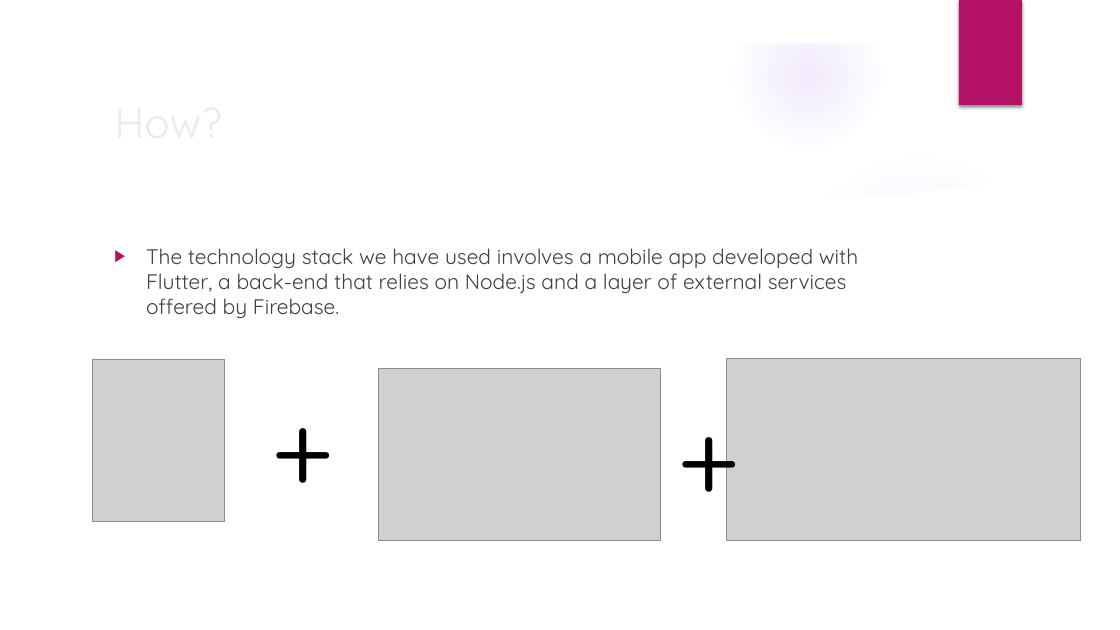
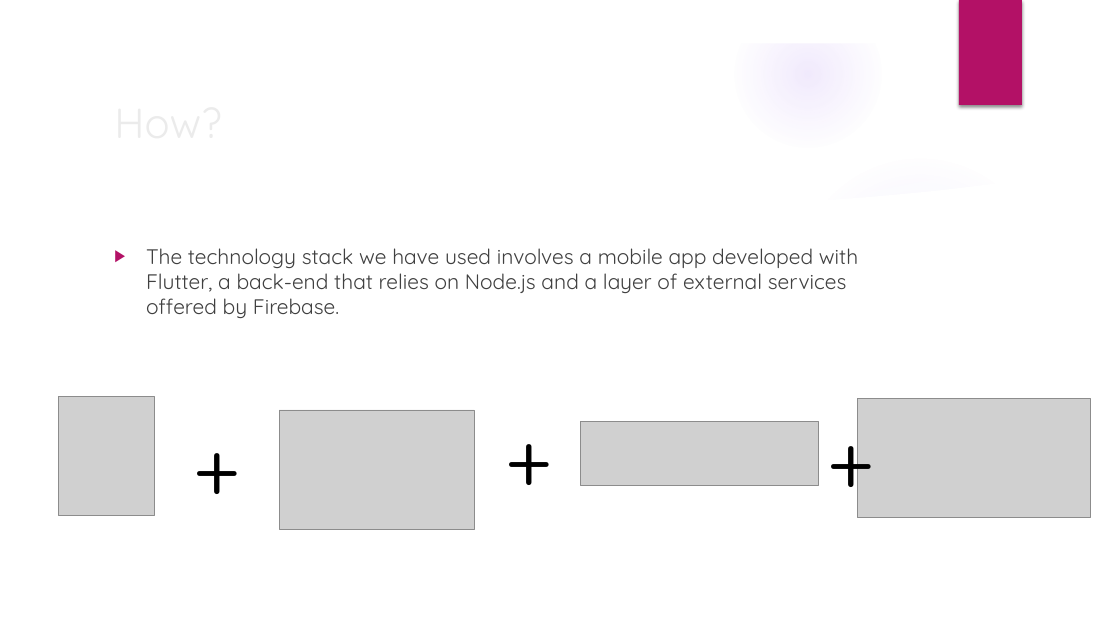
Before and after one commit to fedy97/Baddy-full-stack-app, a slide deck: slide 7 of documentation/Baddy_presentation_v3.pptx. Drawn at 1120x630 pixels with LibreOffice and Linux fonts; fonts in the diff are those of the drawing; grey boxes stand for pictures; background and template pictures are left out. Boxes give left, top, right and bottom in pixels: in the first picture for what was removed or moved away, otherwise in the second. Text is boxed around its words. In the diff, an @@ line names an element or a change of style, - is before the commit and + after.

Commit message:
add mongodb image to presentation

```diff
--- a/documentation/Baddy_presentation_v3.pptx
+++ b/documentation/Baddy_presentation_v3.pptx
@@ picture: place and size @@
-picture at bbox=[93, 360, 224, 523]
+picture at bbox=[58, 397, 154, 516]
@@ text "+": place and size @@
-text "+" at bbox=[263, 368, 346, 513]
+text "+" at bbox=[185, 408, 268, 518]
@@ text "+" at bbox=[185, 408, 268, 518]: size 96 to 72 pt @@
@@ picture: place and size @@
-picture at bbox=[379, 368, 660, 540]
+picture at bbox=[279, 410, 474, 529]
@@ text "+" at bbox=[497, 398, 581, 508]: size 96 to 72 pt @@
@@ text "+": place and size @@
-text "+" at bbox=[670, 378, 753, 523]
+text "+" at bbox=[497, 398, 581, 508]
@@ text added at bbox=[819, 401, 886, 511], 72 pt, text #000000 @@
++
@@ picture: place and size @@
-picture at bbox=[727, 359, 1081, 540]
+picture at bbox=[858, 398, 1091, 518]
@@ picture added at bbox=[581, 421, 818, 486] @@
```
Also in this commit, not shown: 2 other files.
